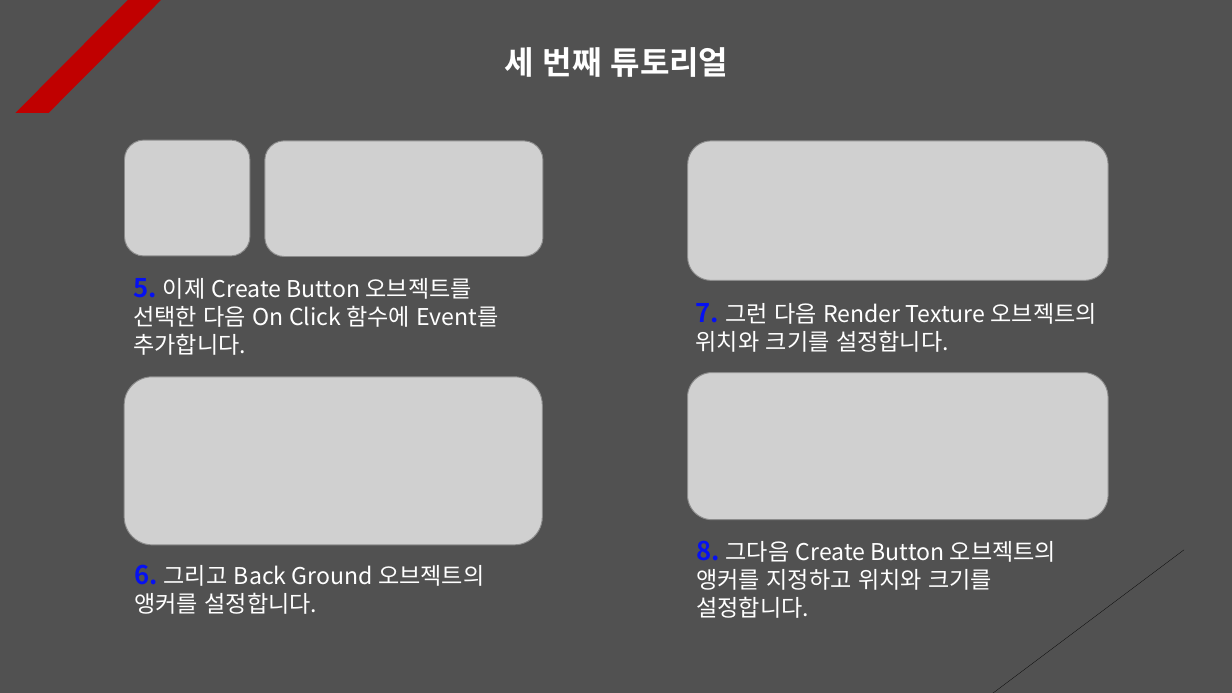
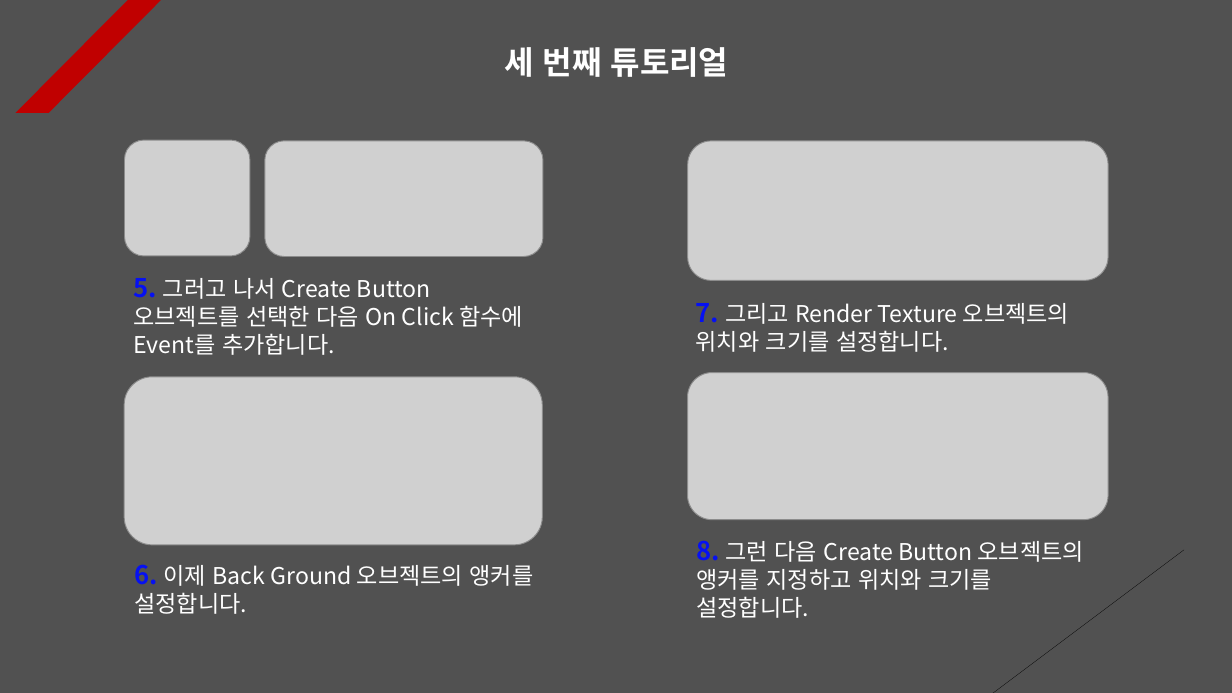
Before and after one commit to Unity2033/3D-UnityEngine, a slide deck: slide 3 of Assets/Instantiate & Destroy/PPT Data/Instatiate and Destroy Example.pptx. Drawn at 1232x693 pixels with LibreOffice and Linux fonts; fonts in the diff are those of the drawing; grey boxes stand for pictures. Boxes give left, top, right and bottom in pixels: in the first picture for what was removed or moved away, otherwise in the second. Text is boxed around its words. In the diff, an @@ line names an element or a change of style, - is before the commit and + after.

```diff
--- a/Assets/Instantiate & Destroy/PPT Data/Instatiate and Destroy Example.pptx
+++ b/Assets/Instantiate & Destroy/PPT Data/Instatiate and Destroy Example.pptx
@@ text at (x1=133, y1=278, x2=523, y2=355): text changed @@
-5. 이제 Create Button 오브젝트를 선택한 다음 On Click 함수에 Event를 추가합니다.
+5. 그러고 나서 Create Button 오브젝트를 선택한 다음 On Click 함수에 Event를 추가합니다.
@@ text at (x1=696, y1=303, x2=1069, y2=352): text changed @@
-7. 그런 다음 Render Texture 오브젝트의 위치와 크기를 설정합니다.
+7. 그리고 Render Texture 오브젝트의 위치와 크기를 설정합니다.
@@ text at (x1=134, y1=564, x2=534, y2=614): text changed @@
-6. 그리고 Back Ground 오브젝트의 앵커를 설정합니다.
+6. 이제 Back Ground 오브젝트의 앵커를 설정합니다.
@@ text at (x1=696, y1=540, x2=1084, y2=618): text changed @@
-8. 그다음 Create Button 오브젝트의 앵커를 지정하고 위치와 크기를 설정합니다.
+8. 그런 다음 Create Button 오브젝트의 앵커를 지정하고 위치와 크기를 설정합니다.
```
Also in this commit, not shown: 11 other slides changed, 1 slide removed, 42 other files.
